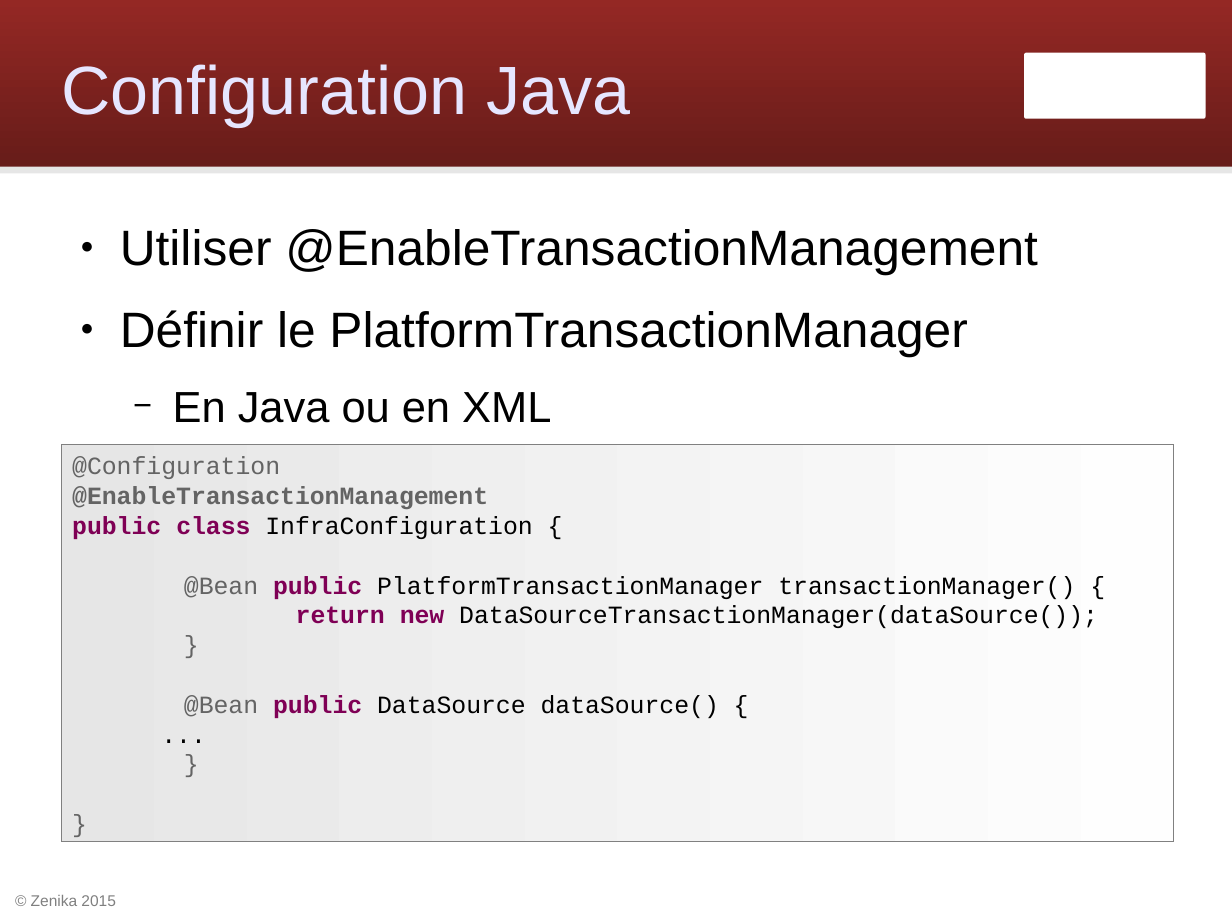
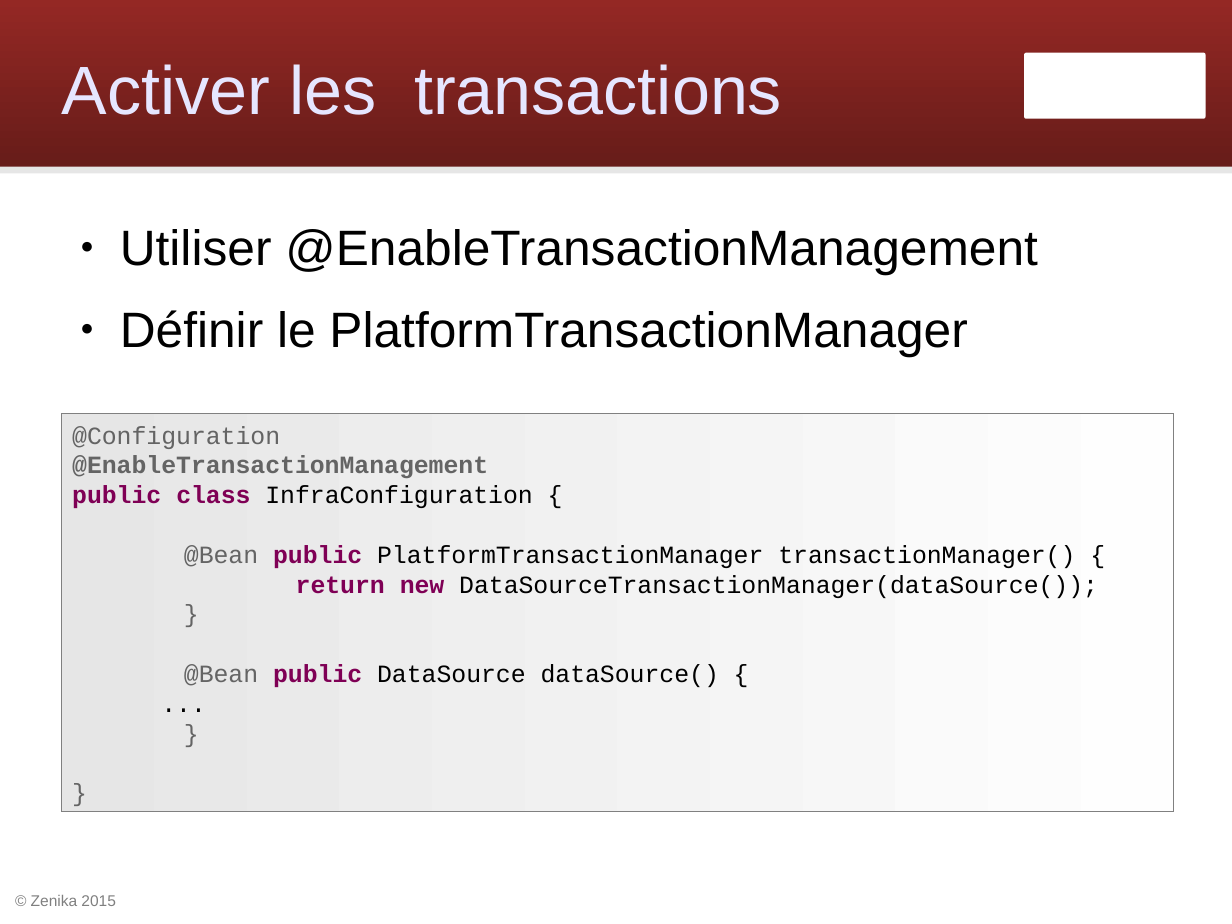
Before and after one commit to Zenika/workshop-spring-core, a slide deck: slide 59 of spring-workshop.odp (slide 61 before the commit). Drawn at 1232x924 pixels with LibreOffice and Linux fonts; fonts in the diff are those of the drawing; background and template pictures are left out. Boxes give left, top, right and bottom in pixels: in the first picture for what was removed or moved away, otherwise in the second. Text is boxed around its words. In the diff, an @@ line names an element or a change of style, - is before the commit and + after.

Commit message:
Utiliser Java config pour transaction et hibernate

```diff
--- a/spring-workshop.odp
+++ b/spring-workshop.odp
@@ title at [62,64,782,115]: text changed @@
-Configuration Java
+Activer les transactions
@@ rectangle "@Configuration": place and size @@
-rectangle "@Configuration" at [61,445,1174,842]
+rectangle "@Configuration" at [61,414,1174,811]
@@ text at [173,392,551,423]: paragraph removed @@
-  − En Java ou en XML
```
Also in this commit, not shown: 4 other slides changed, 1 slide added, 1 slide removed, 24 other files.
